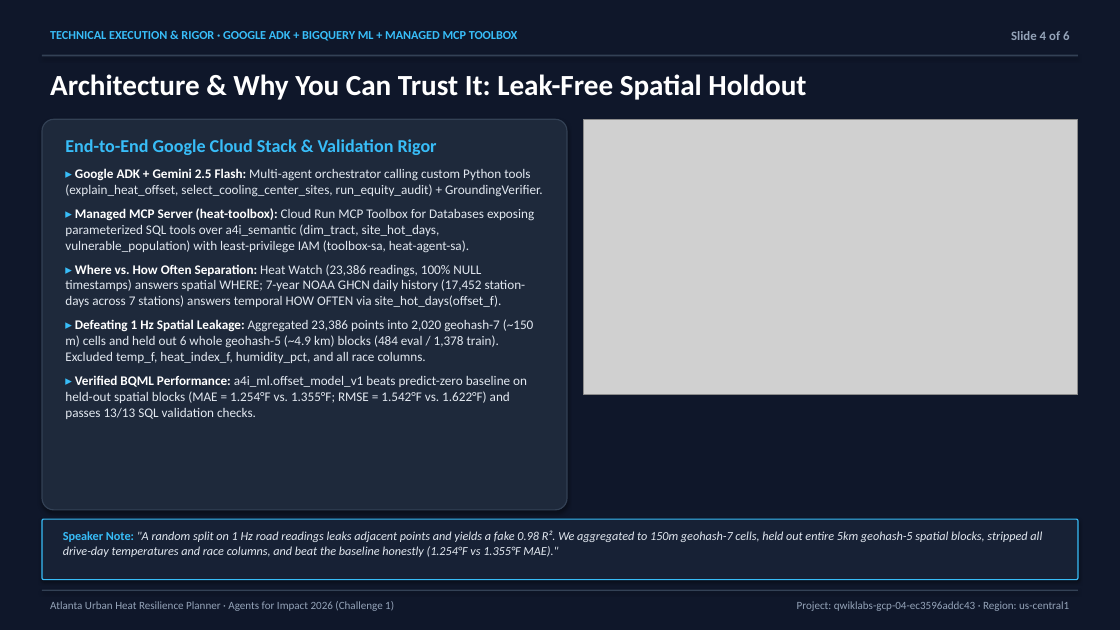
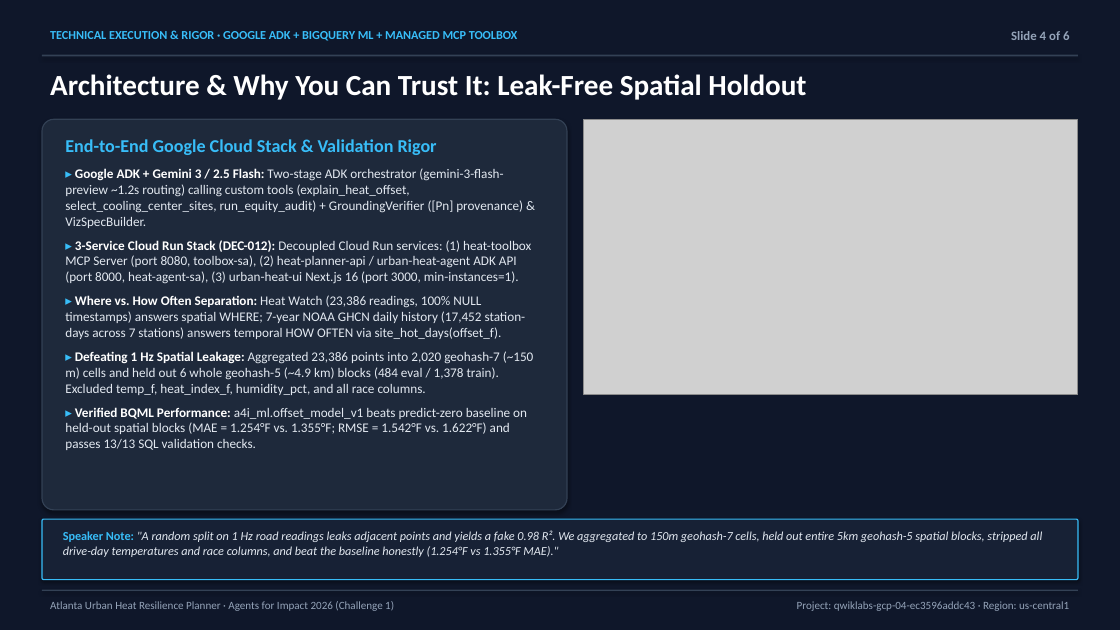
Before and after one commit to chintamanenirc/A4I2026-challenge-1-walkability, a slide deck: slide 4 of Atlanta_Heat_Resilience_Deck.pptx. Drawn at 1120x630 pixels with LibreOffice and Linux fonts; fonts in the diff are those of the drawing; grey boxes stand for pictures. Boxes give left, top, right and bottom in pixels: in the first picture for what was removed or moved away, otherwise in the second. Text is boxed around its words. In the diff, an @@ line names an element or a change of style, - is before the commit and + after.

```diff
--- a/Atlanta_Heat_Resilience_Deck.pptx
+++ b/Atlanta_Heat_Resilience_Deck.pptx
@@ text at (65, 168, 531, 283): text changed @@
-▸ Google ADK + Gemini 2.5 Flash: Multi-agent orchestrator calling custom Python tools (explain_heat_offset, select_cooling_center_sites, run_equity_audit) + GroundingVerifier.
-▸ Managed MCP Server (heat-toolbox): Cloud Run MCP Toolbox for Databases exposing parameterized SQL tools over a4i_semantic (dim_tract, site_hot_days, vulnerable_population) with least-privilege IAM (toolbox-sa, heat-agent-sa).
+▸ Google ADK + Gemini 3 / 2.5 Flash: Two-stage ADK orchestrator (gemini-3-flash-preview ~1.2s routing) calling custom tools (explain_heat_offset, select_cooling_center_sites, run_equity_audit) + GroundingVerifier ([Pn] provenance) & VizSpecBuilder.
+▸ 3-Service Cloud Run Stack (DEC-012): Decoupled Cloud Run services: (1) heat-toolbox MCP Server (port 8080, toolbox-sa), (2) heat-planner-api / urban-heat-agent ADK API (port 8000, heat-agent-sa), (3) urban-heat-ui Next.js 16 (port 3000, min-instances=1).
```
Also in this commit, not shown: 2 other slides changed.
